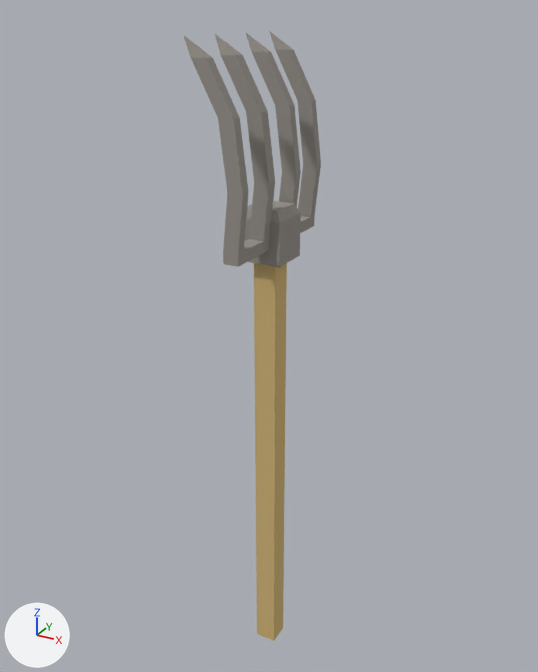
Renders of the Blender file Models/Blend/Misc/Rake.blend from each side of a commit.
The view is the same before and after, from a 50 mm lens placed at (2.05, -3.71, 2.64), pointed at (-0.05, 0.11, 0.73). Every picture has the same lights, and +X, +Y and +Z are marked at lower left.

Before the edit, the objects in view are built like this:
```python
me_woodish_013 = bpy.data.meshes.new('woodish.013')
me_woodish_013.from_pydata(...)  # 108 vertices, 200 faces; spans x -0.25..0.4, y -2.82..4.37, z -0.81..0.81
# faces by material slot: [10, 190]
me_woodish_013.materials.append(mat_woodish_000)  # beige #d3b67c
me_woodish_013.materials.append(mat_ironish_000)  # grey #9b9690
ob_woodish_002 = bpy.data.objects.new('woodish.002', me_woodish_013)
ob_woodish_002.location = (0.0, 0.0, 0.0)
ob_woodish_002.rotation_euler = (1.571, 0.0, -3.142)  # degrees (90, 0, -180)
ob_woodish_002.scale = (0.576, 0.576, 0.576)
_m = ob_woodish_002.modifiers.new('Triangulate', 'TRIANGULATE')
```
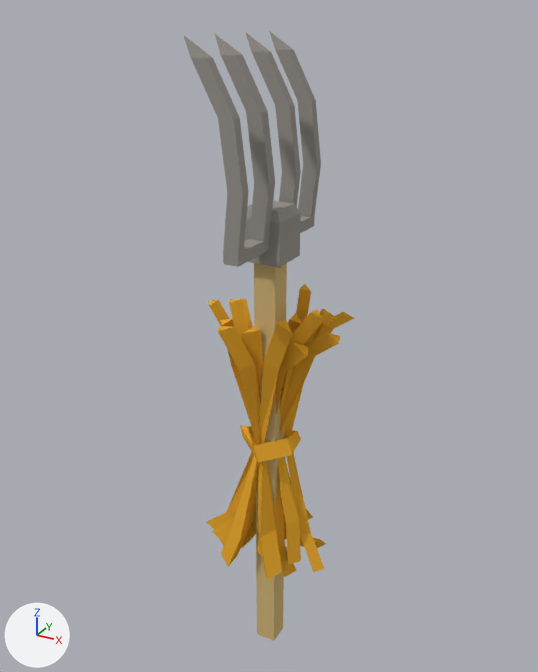
The change in detail:
Material 'Material.015' (mat_material_015) is new.
Its base color is (0.8, 0.395, 0.032) (orange #e7a932).
Mesh me_retopoflow_001 is new.
It has 266 vertices, 254 faces and spans x -2.34..0.54, y -0.46..0.44, z -0.65..0.73.
It uses material mat_material_015 (orange #e7a932).
Object 'Wheat' (ob_wheat) is new; it shows me_retopoflow_001.
Its location is (-0.039, 0.04, -0.634).
Its rotation in degrees is (0, 90, 0).
Its scale is (0.722, 0.722, 0.722).
It gains a TRIANGULATE modifier named 'Triangulate'.

Location of each change, (x1, y1, x2, y2) in pixels of the pictures (538 x 672 px):
'Wheat', added
    after: (207, 284, 354, 580)
